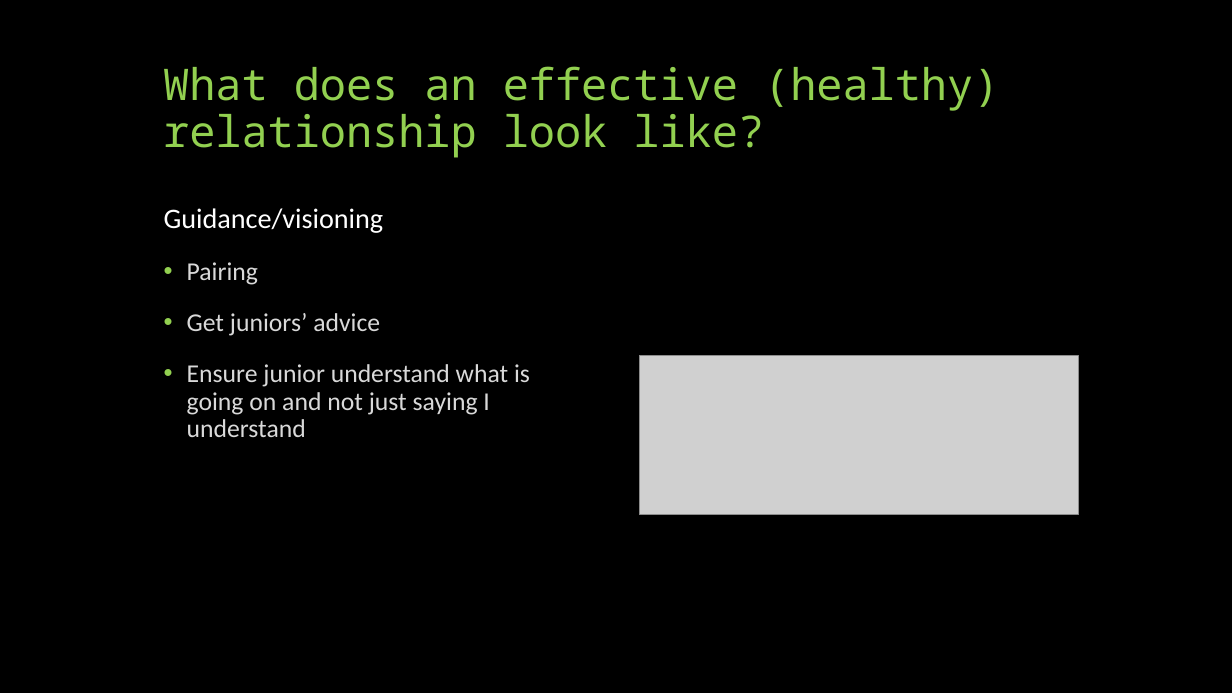
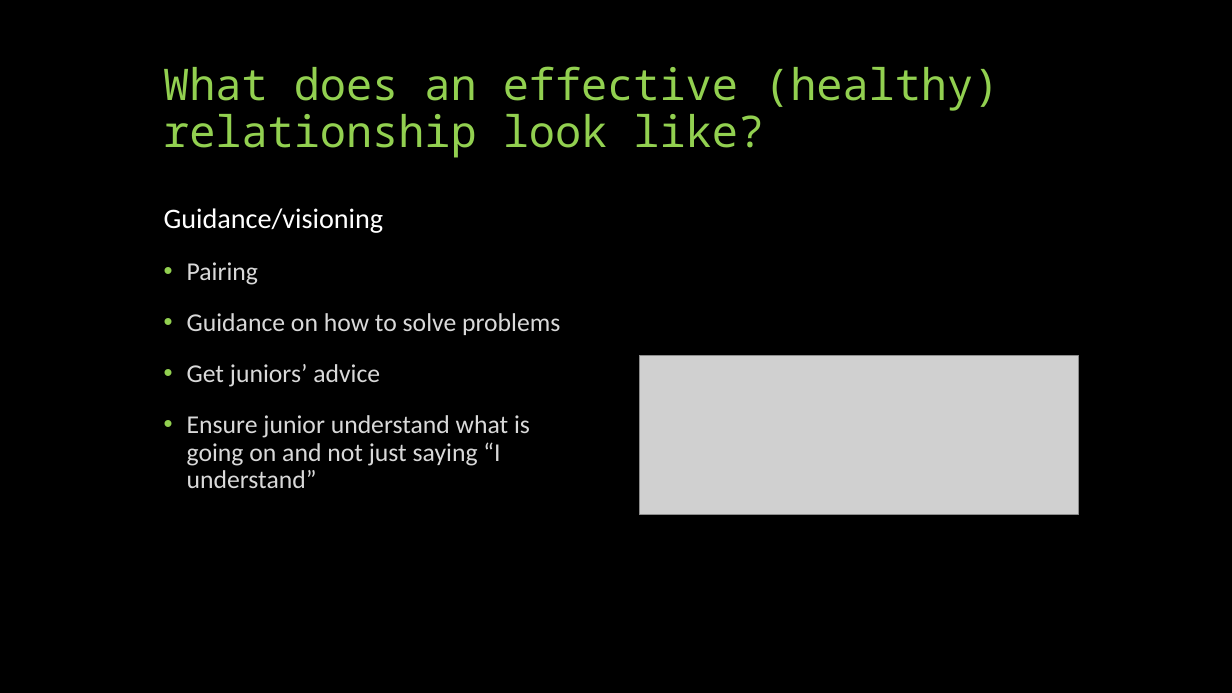
Before and after one commit to geekygirlsarah/talk-building-your-team-to-last, a slide deck: slide 11 of Building Your Team to Last.pptx (slide 7 before the commit). Drawn at 1232x693 pixels with LibreOffice and Linux fonts; fonts in the diff are those of the drawing; grey boxes stand for pictures. Boxes give left, top, right and bottom in pixels: in the first picture for what was removed or moved away, otherwise in the second. Text is boxed around its words. In the diff, an @@ line names an element or a change of style, - is before the commit and + after.

```diff
--- a/Building Your Team to Last.pptx
+++ b/Building Your Team to Last.pptx
@@ text at <box>187,313,560,335</box>: paragraph added @@
+• Guidance on how to solve problems
@@ text at <box>187,415,530,488</box>: text changed @@
-• Ensure junior understand what is going on and not just saying I understand
+• Ensure junior understand what is going on and not just saying “I understand”
```
Also in this commit, not shown: 9 other slides changed, 3 slides added, 1 slide removed.
